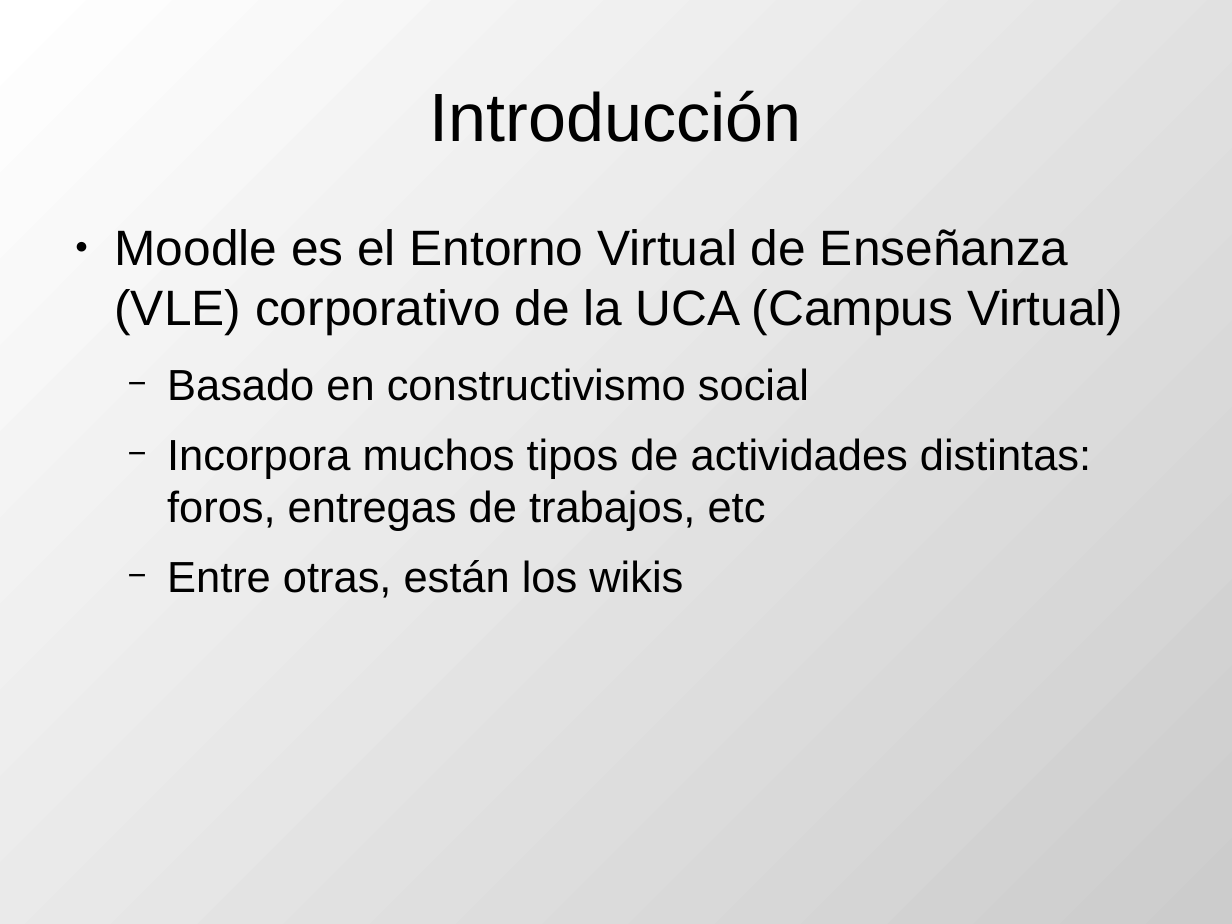
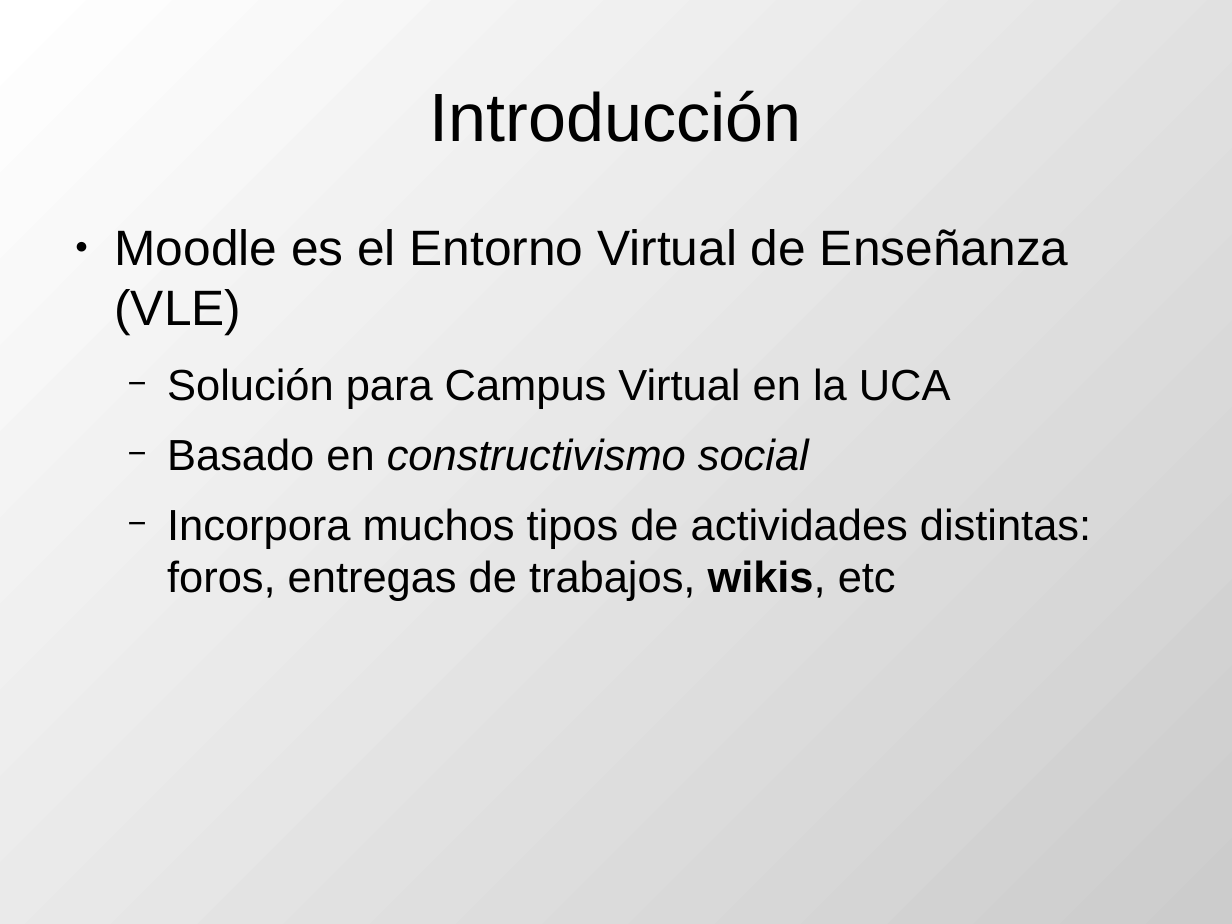
Before and after one commit to DrPantera/wikis4education, a slide deck: slide 3 of uca-2013_07/tema-3-WikisEnMoodle.odp. Drawn at 1232x924 pixels with LibreOffice and Linux fonts; fonts in the diff are those of the drawing. Boxes give left, top, right and bottom in pixels: in the first picture for what was removed or moved away, otherwise in the second. Text is boxed around its words. In the diff, an @@ line names an element or a change of style, - is before the commit and + after.

```diff
--- a/uca-2013_07/tema-3-WikisEnMoodle.odp
+++ b/uca-2013_07/tema-3-WikisEnMoodle.odp
@@ text at (114,229,1069,409): text changed @@
-● Moodle es el Entorno Virtual de Enseñanza (VLE) corporativo de la UCA (Campus Virtual)
+● Moodle es el Entorno Virtual de Enseñanza (VLE)
+  − Solución para Campus Virtual en la UCA
@@ text at (167,438,809,471): italic on in "constructivismo social" @@
@@ text at (167,508,1091,601): text changed @@
-  − Incorpora muchos tipos de actividades distintas: foros, entregas de trabajos, etc
-  − Entre otras, están los wikis
+  − Incorpora muchos tipos de actividades distintas: foros, entregas de trabajos, wikis, etc
```
Also in this commit, not shown: 2 other slides changed, 3 slides added, 1 slide removed, 3 other files.
